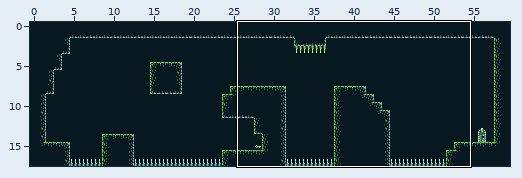
A Tiled map (JSON) gets an edit: res/level4.tmj. The picture above shows the old version from afar; the outline marks the close-up.
Close-up. As it was:
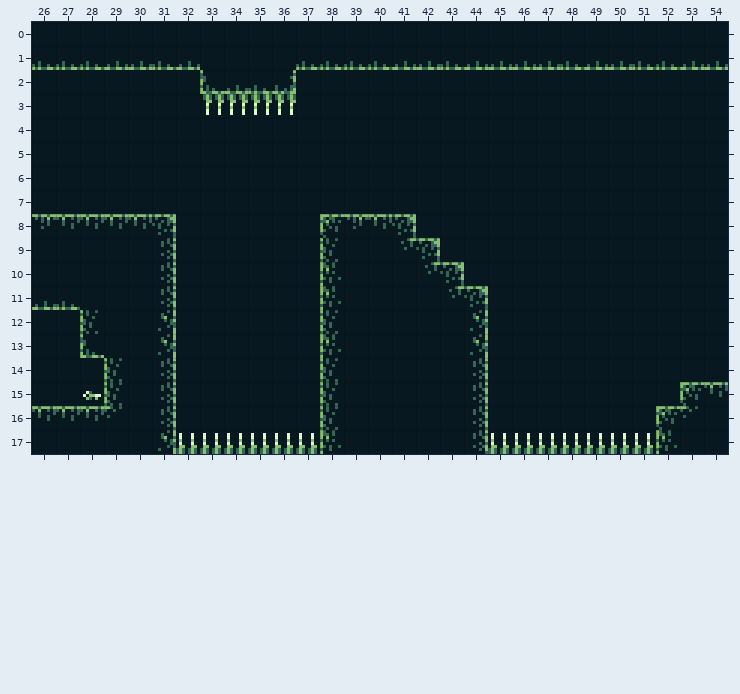
Cells are 8x8 px. Shown: x 26..54, y 0..17. The commit also changed other parts of the map, which this record leaves out.
New version:
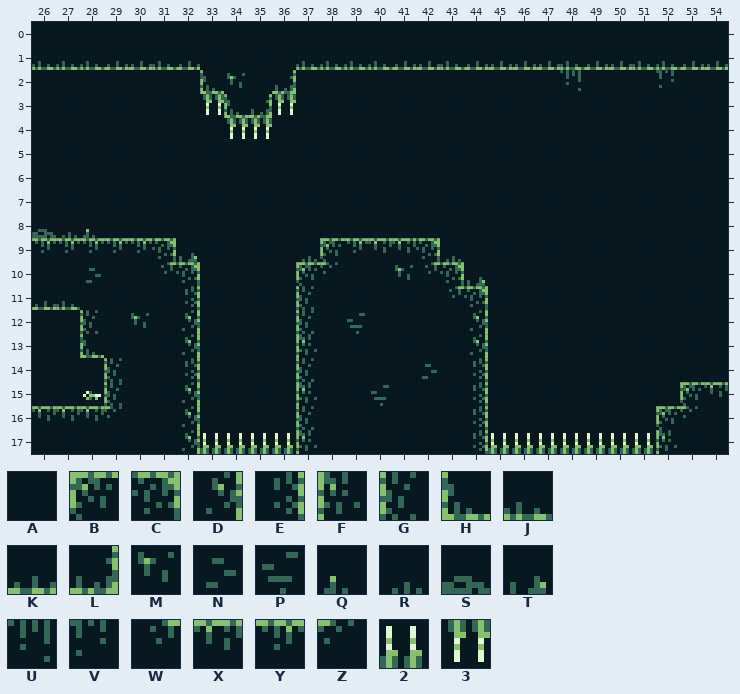
Key: from "caverns": A 0, B 4, C 5, D 6, E 7, F 8, G 9, H 10, J 11, K 12, L 13, M 15, N 16, P 17, Q 18, R 19, S 20, T 21, U 22, V 23, W 24, X 25, Y 26, Z 27, 2 30, 3 31.
_ is an empty cell, . an unchanged one.
The edit:
--- layer "tiles"
@@ x 34..52 @@
- 2 KJ............A...A
- 3 33.................
- 4 AA.................
+ 2 MA............U...V
+ 3 HL.................
+ 4 33.................
@@ x 26..44 @@
- 8 YXXXXC......BYXC...
- 9 AAAAAEA....AGAAW.A.
-10 ..A..EA....AF..A..A
-11 .....EA....AF......
-12 ....ADA....AGA.....
-13 .....DA....AF......
-14 .....EA....AG...A..
-15 .....EA....AG.A....
-16 .....EA....AG......
-17 .....D2....2F......
+ 8 SRQAAA......AAAA...
+ 9 YYYYYCT....RBYXX.R.
+10 ..N..WC....BZ..M..T
+11 .....AE....GA......
+12 ....MAD....GAP.....
+13 .....AD....FA......
+14 .....AE....GA...N..
+15 .....AD....FA.P....
+16 .....AD....GA......
+17 .....AD....FA......
Changed places in both close-ups, as pixel boxes (x1, y1, x2, y2):
changed: (224, 73, 272, 139)
changed: (560, 70, 581, 91)
changed: (656, 70, 674, 88)
changed: (32, 214, 200, 454)
changed: (296, 214, 416, 454)
changed: (446, 256, 485, 286)
changed: (422, 364, 437, 379)
